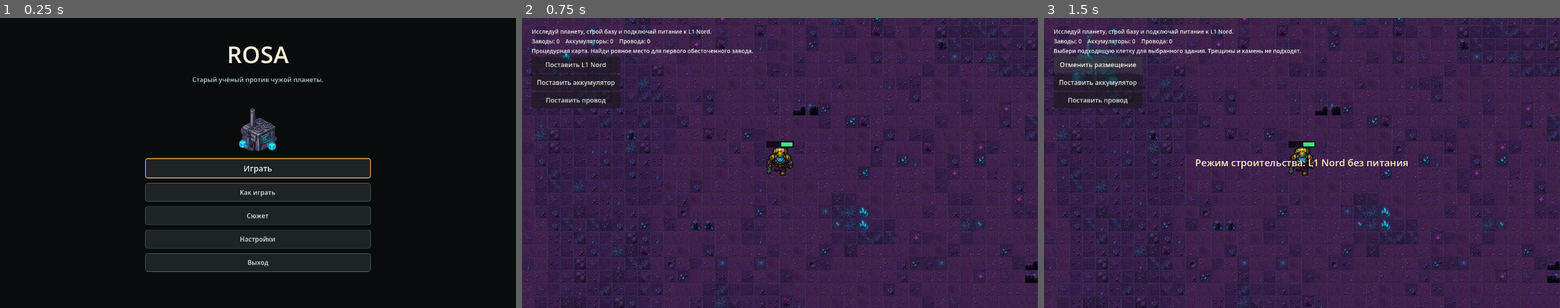
Above: before the commit, frames 1-3 (left to right).
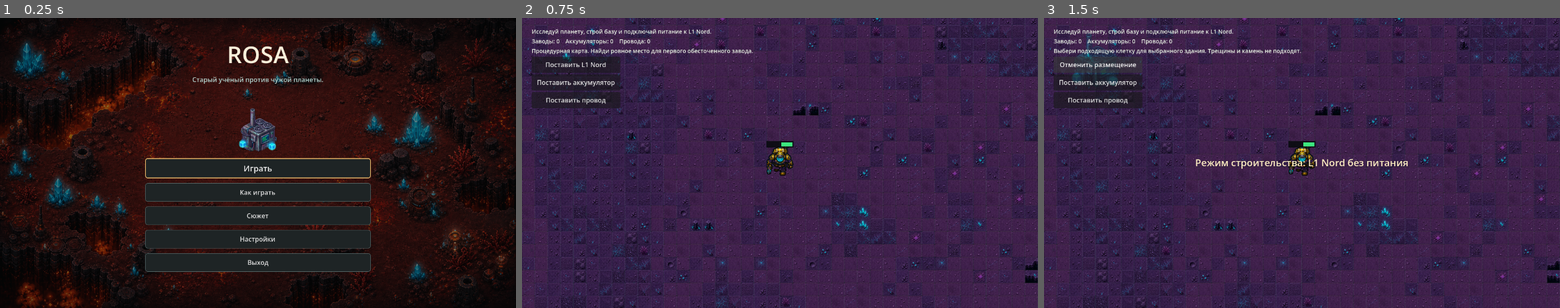
Above: after the commit, the same moments.

Repository: assassins377/my_rosa_games
Game: Godot game, scene res://scenes/menu.tscn
The game is run twice, just before and just after one commit, with the same random seed, the same clock (stepped at 60 frames per second) and the same inputs.
Inputs:
- Up to frame 1 (0.25 s): no input
- Up to frame 2 (0.75 s): click "Играть" at 0.5 s
- Up to frame 3 (1.5 s): click "Поставить L1 Nord" at 1.25 s

The runs differ from the first frame. In frame 1, 42% of the frame differs, in the area x 0-100%, y 0-100%; in frame 2, nothing differs; in frame 3, nothing differs.

Commit message:
Add menu backgrounds and battery icon

Diff:
--- a/scenes/main.tscn
+++ b/scenes/main.tscn
@@ -1,9 +1,10 @@
-[gd_scene load_steps=9 format=3 uid="uid://4qv68lw4syik"]
+[gd_scene load_steps=10 format=3 uid="uid://4qv68lw4syik"]
 
 [ext_resource type="PackedScene" path="res://scenes/player.tscn" id="1_player"]
 [ext_resource type="Script" path="res://scripts/main.gd" id="2_main"]
 [ext_resource type="Script" path="res://scripts/procedural_world.gd" id="3_world"]
 [ext_resource type="Script" path="res://scripts/mobile_controls.gd" id="4_mobile_controls"]
+[ext_resource type="Texture2D" path="res://assets/ui/battery_icon.png" id="5_battery_icon"]
 
 [sub_resource type="StyleBoxFlat" id="StyleBoxFlat_mobile_pad"]
 bg_color = Color(0.05, 0.065, 0.072, 0.58)
@@ -240,7 +241,9 @@
 theme_override_styles/normal = SubResource("StyleBoxFlat_mobile_button")
 theme_override_styles/hover = SubResource("StyleBoxFlat_mobile_button")
 theme_override_styles/pressed = SubResource("StyleBoxFlat_mobile_button_pressed")
-text = "Battery"
+tooltip_text = "Battery"
+icon = ExtResource("5_battery_icon")
+expand_icon = true
 
 [node name="WireButton" type="Button" parent="Hud/MobileControls/ActionPanel/BuildRow"]
 custom_minimum_size = Vector2(64, 54)
--- a/scenes/menu.tscn
+++ b/scenes/menu.tscn
@@ -106,6 +106,16 @@
 grow_vertical = 2
 script = ExtResource("1_menu")
 
+[node name="BackgroundImage" type="TextureRect" parent="."]
+layout_mode = 1
+anchors_preset = 15
+anchor_right = 1.0
+anchor_bottom = 1.0
+grow_horizontal = 2
+grow_vertical = 2
+expand_mode = 1
+stretch_mode = 6
+
 [node name="Background" type="ColorRect" parent="."]
 layout_mode = 1
 anchors_preset = 15
@@ -113,7 +123,7 @@
 anchor_bottom = 1.0
 grow_horizontal = 2
 grow_vertical = 2
-color = Color(0.035, 0.048, 0.052, 1)
+color = Color(0.025, 0.033, 0.038, 0.48)
 
 [node name="LeftBand" type="ColorRect" parent="."]
 layout_mode = 1
--- a/scripts/menu.gd
+++ b/scripts/menu.gd
@@ -8,10 +8,14 @@
 const STORY_MAX_SIZE := Vector2(600.0, 500.0)
 const STORY_MIN_SIZE := Vector2(300.0, 300.0)
 const SCREEN_MARGIN := 24.0
+const MENU_BACKGROUND_DIR := "res://assets/menu_backgrounds"
+const MENU_BACKGROUND_STATE_PATH := "user://menu_background.cfg"
+const MENU_BACKGROUND_EXTENSIONS := ["png", "jpg", "jpeg", "webp"]
 
 @onready var language = get_node("/root/Language")
 @onready var screen = get_node("/root/Screen")
 @onready var controls = get_node("/root/Controls")
+@onready var background_image: TextureRect = $BackgroundImage
 @onready var panel: PanelContainer = $Panel
 @onready var title_label: Label = $Panel/Margin/Scroll/VBox/Title
 @onready var subtitle_label: Label = $Panel/Margin/Scroll/VBox/Subtitle
@@ -53,6 +57,7 @@
 
 
 func _ready() -> void:
+	_apply_random_background()
 	play_button.pressed.connect(_on_play_pressed)
 	how_to_play_button.pressed.connect(_on_how_to_play_pressed)
 	story_button.pressed.connect(_on_story_pressed)
@@ -81,6 +86,86 @@
 	play_button.grab_focus()
 
 
+func _apply_random_background() -> void:
+	var background_paths := _menu_background_paths()
+
+	if background_paths.is_empty():
+		background_image.visible = false
+		background_image.texture = null
+		return
+
+	var selected_path := _choose_menu_background(background_paths)
+	var selected_texture := load(selected_path) as Texture2D
+
+	if selected_texture == null:
+		background_image.visible = false
+		background_image.texture = null
+		return
+
+	background_image.texture = selected_texture
+	background_image.visible = true
+	_save_last_menu_background(selected_path)
+
+
+func _menu_background_paths() -> Array[String]:
+	var paths: Array[String] = []
+	var directory := DirAccess.open(MENU_BACKGROUND_DIR)
+
+	if directory == null:
+		return paths
+
+	directory.list_dir_begin()
+	var file_name := directory.get_next()
+
+	while file_name != "":
+		if not directory.current_is_dir() and _is_menu_background_file(file_name):
+			paths.append(MENU_BACKGROUND_DIR + "/" + file_name)
+
+		file_name = directory.get_next()
+
+	directory.list_dir_end()
+	paths.sort()
+	return paths
+
+
+func _is_menu_background_file(file_name: String) -> bool:
+	return MENU_BACKGROUND_EXTENSIONS.has(file_name.get_extension().to_lower())
+
+
+func _choose_menu_background(background_paths: Array[String]) -> String:
+	if background_paths.size() <= 1:
+		return background_paths[0]
+
+	var last_background := _load_last_menu_background()
+	var candidates: Array[String] = []
+
+	for path in background_paths:
+		if path != last_background:
+			candidates.append(path)
+
+	if candidates.is_empty():
+		candidates = background_paths
+
+	var rng := RandomNumberGenerator.new()
+	rng.randomize()
+	return candidates[rng.randi_range(0, candidates.size() - 1)]
+
+
+func _load_last_menu_background() -> String:
+	var config := ConfigFile.new()
+
+	if config.load(MENU_BACKGROUND_STATE_PATH) != OK:
+		return ""
+
+	return str(config.get_value("menu", "last_background", ""))
+
+
+func _save_last_menu_background(background_path: String) -> void:
+	var config := ConfigFile.new()
+	config.set_value("menu", "last_background", background_path)
+	config.save(MENU_BACKGROUND_STATE_PATH)
+
+
 func _unhandled_input(event: InputEvent) -> void:
 	if settings_window.visible and _rebinding_action != &"":
 		_handle_rebind_input(event)
--- a/scripts/mobile_controls.gd
+++ b/scripts/mobile_controls.gd
@@ -39,6 +39,7 @@
 	place_button.pressed.connect(func(): place_pressed.emit())
 	cancel_button.pressed.connect(func(): cancel_pressed.emit())
 	pause_button.pressed.connect(func(): pause_pressed.emit())
+	battery_button.text = ""
 	set_build_mode(false)
 	fit_to_screen(get_viewport_rect().size)
 	call_deferred("_reset_joystick")
@@ -124,7 +125,8 @@
 ) -> void:
 	dash_button.text = dash_text
 	factory_button.text = factory_text
-	battery_button.text = battery_text
+	battery_button.text = ""
+	battery_button.tooltip_text = battery_text
 	wire_button.text = wire_text
 	place_button.text = place_text
 	cancel_button.text = cancel_text
Binary file added: assets/menu_backgrounds/background_1.png
Not shown, added: assets/menu_backgrounds/background_1.png.import
Binary file added: assets/menu_backgrounds/background_2.png
Not shown, added: assets/menu_backgrounds/background_2.png.import
Binary file added: assets/menu_backgrounds/background_3.png
Not shown, added: assets/menu_backgrounds/background_3.png.import
Binary file added: assets/menu_backgrounds/background_4.png
Not shown, added: assets/menu_backgrounds/background_4.png.import
Binary file added: assets/ui/battery_icon.png
Not shown, added: assets/ui/battery_icon.png.import
Not shown, added: assets/menu_backgrounds/README.md
